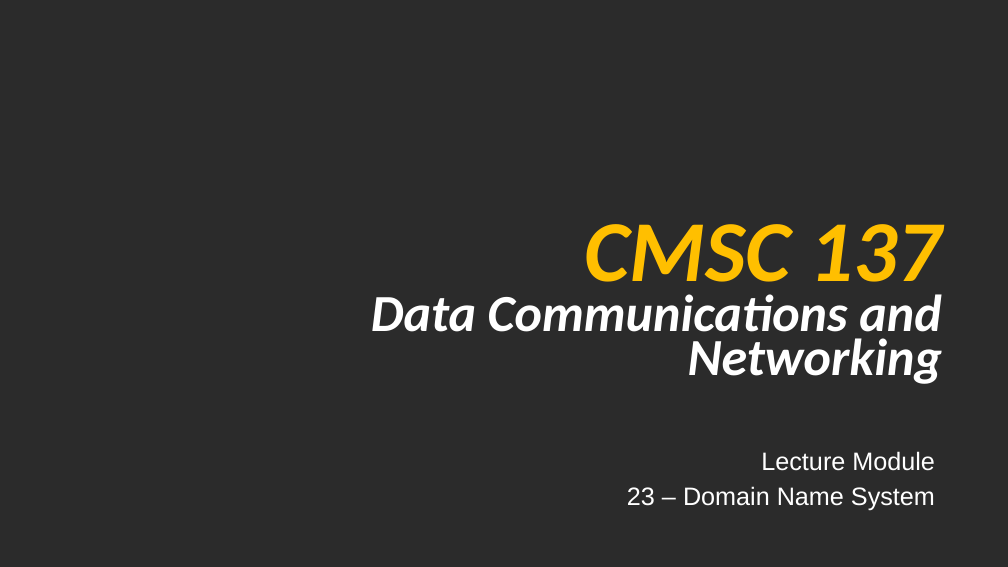
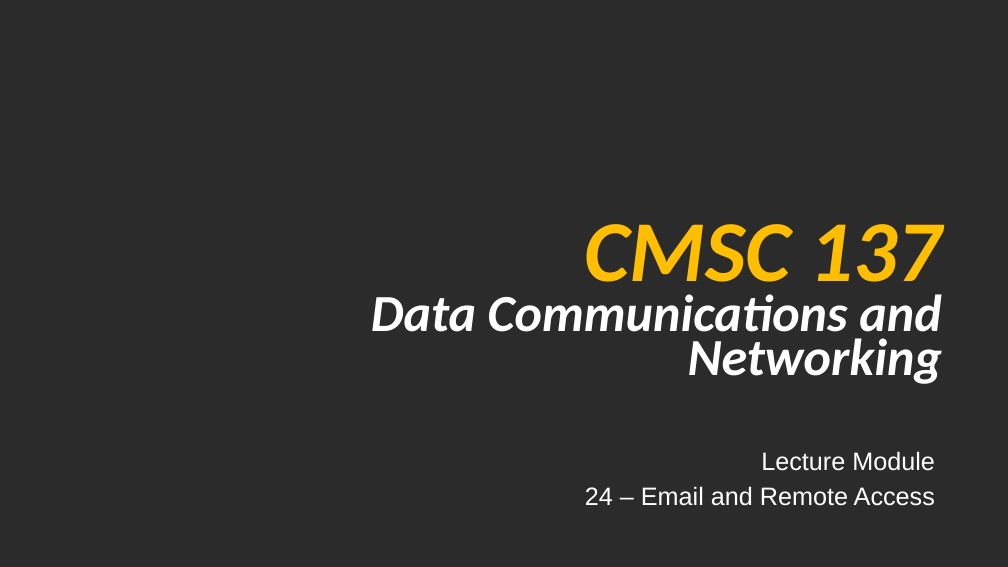
Before and after one commit to jachermocilla/extra-course-materials, a slide deck: slide 1 of cmsc137/slides-rsm/CMSC 137 - 24 - Email and Remote Access.odp. Drawn at 1008x567 pixels with LibreOffice and Linux fonts; fonts in the diff are those of the drawing; background and template pictures are left out; a plain dark background stands for a picture behind light text. Boxes give left, top, right and bottom in pixels: in the first picture for what was removed or moved away, otherwise in the second. Text is boxed around its words. In the diff, an @@ line names an element or a change of style, - is before the commit and + after.

```diff
--- a/cmsc137/slides-rsm/CMSC 137 - 24 - Email and Remote Access.odp
+++ b/cmsc137/slides-rsm/CMSC 137 - 24 - Email and Remote Access.odp
@@ text "Lecture Module": place and size @@
-text "Lecture Module" at [627, 451, 935, 511]
+text "Lecture Module" at [585, 451, 935, 506]
@@ text at [585, 486, 935, 506]: text changed @@
-23 – Domain Name System
+24 – Email and Remote Access
```
Also in this commit, not shown: 1 other slide changed, 1 slide added, 33 slides removed, 2 other files.
